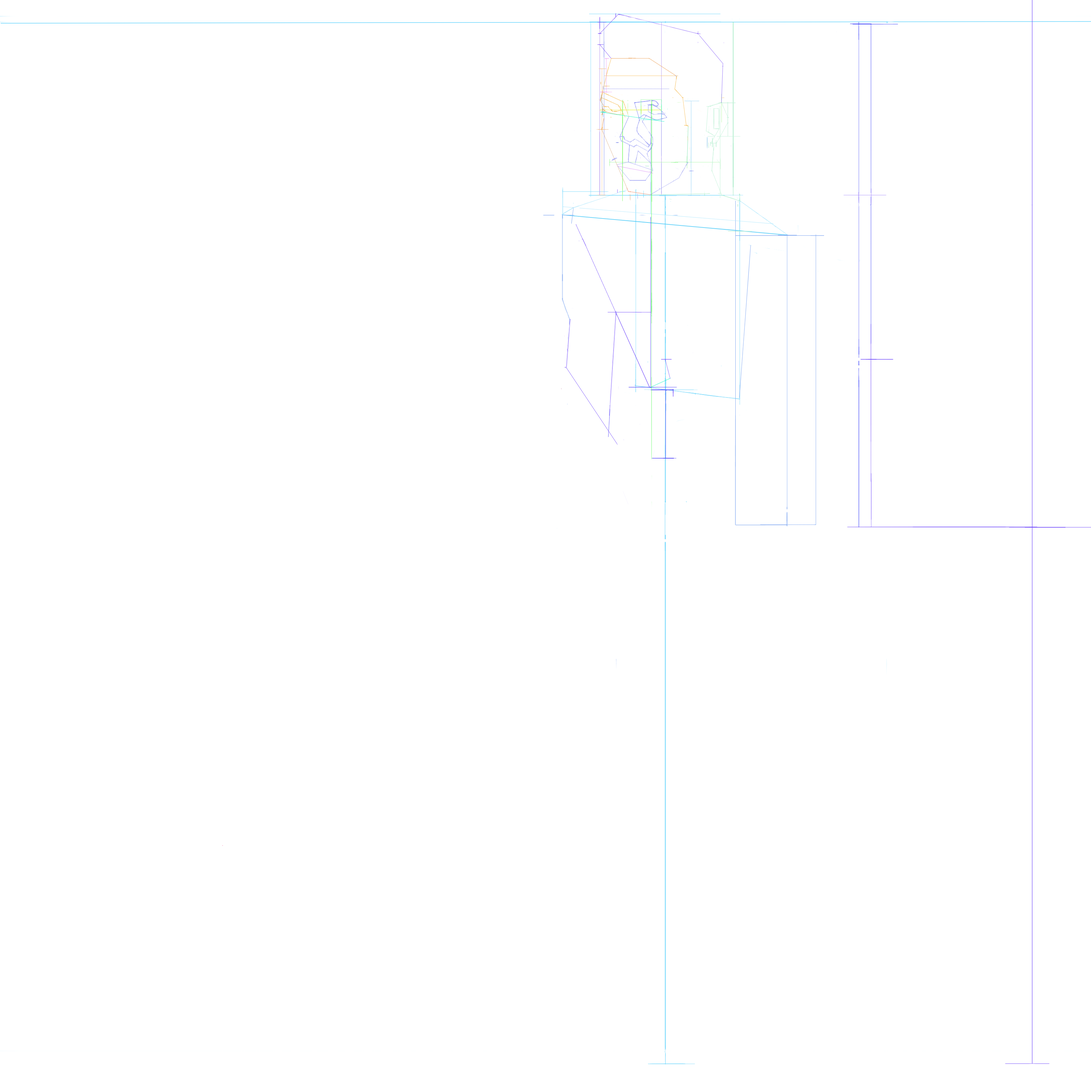
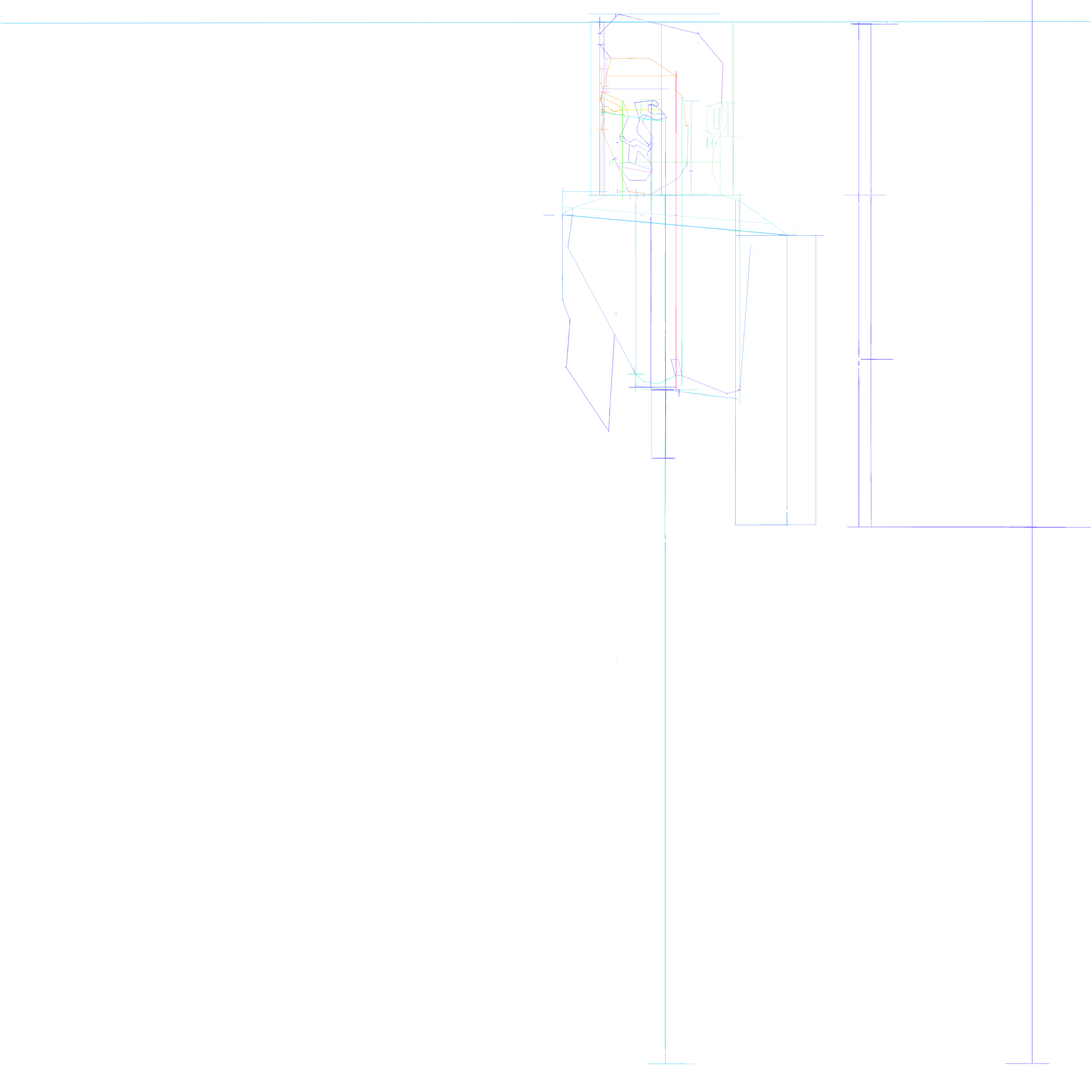
Comparing the layer stacks of the two (1091, 1091) images. Changes:
added layer "Layer 165" above "Layer 157" over [681, 375, 742, 395]
painted on "Layer 157" over [665, 359, 687, 397]
painted on "Layer 154" over [627, 70, 679, 400]
painted on "Layer 152" over [608, 431, 618, 446]
painted on "Layer 149" over [607, 311, 652, 322]
painted on "Layer 156" over [608, 96, 683, 438]
painted on "Layer 144" over [567, 207, 575, 249]
painted on "Layer 153" over [567, 224, 670, 433]
painted on "Layer 127" over [737, 390, 741, 400]
